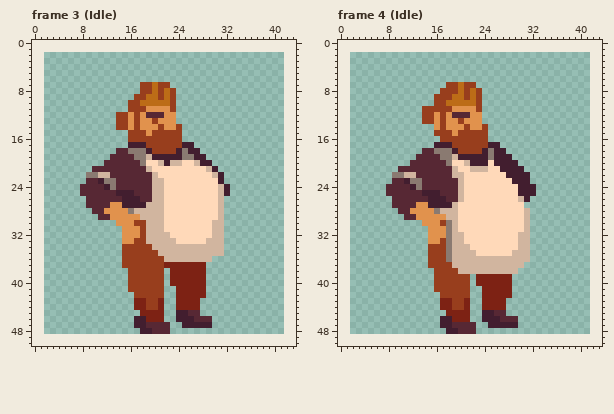
Pixel-art file: Assets/ASE/NPC/Bearded.ase. Above, as it was before the edit.
40x47 pixels, 11 frames. Colours within 5 levels of each other are drawn and written as one. Shown: frame 3 (Idle), frame 4 (Idle). The old version is drawn lined up with the new one, on the new canvas. The commit also changed other frames, which this record leaves out.
And afterwards:
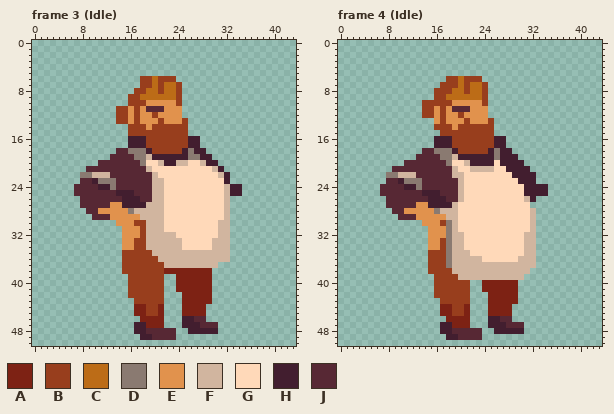
Palette (. is transparent): A #7d2214  B #983e1d  C #bc6c17  D #8a7a71  E #e1924d  F #d1b59f  G #ffd9b9  H #421e2f  J #572834
Changes in this commit:
canvas 40x47 -> 44x51, the old top-left corner now at 2,2
Changed rows in their new state; - is an unchanged pixel.
Frame 3 (Idle):
first column x 7:
 6 -----------BBCBBB-----------
 7 ---------------CCB----------
 8 ----------B-C---CB----------
 9 ---------B-C--C-CB----------
10 -----------BEEEEEB----------
11 -------BBE-EJJJ-EE----------
12 ------------EBE--E----------
13 -------------EB--EB---------
14 -------..B-B-B-BB-B---------
15 ------------B-----B---------
16 ---------HHH------BHH-------
17 ------------------B-H-------
18 -----------------BHD-H------
19 ------------------H-D-H-----
20 ----J-----------H-F-GF-H----
21 --J-------------------GFH---
22 -D-F-------------------GFH--
23 -J-HD-------------------GH--
24 J---H-------------------GFHH
25 J-----------------------GFHH
26 -J----------------------GF--
27 -J----------------------GF--
28 --J-E-------------------GF--
29 ---J--------------------GF--
30 -----------------------G-F--
31 -----------------------G-F--
32 ----------------F------G-F--
33 -----------------F----G--F--
34 --------EE--F-----GGGGG--F--
35 -------------F-----------F--
36 --------------F--------FFF--
37 ---------------FFFFFFFFF----
38 --------B------A------A-----
39 ----------------.-----A-----
40 ----------------.-----A-----
41 ----------------------A-----
42 ---------B-------.----A-----
43 ----------BB--B--.---AA-----
44 -----------------.---A------
45 ----------A-BB---.AAAA------
46 ----------.A-----.----.-----
47 ------------AAA.-----JJJ----
48 ----------H-J---J--HHHHH----
49 -----------HHJJJJ-----------
Frame 4 (Idle):
first column x 7:
 6 -----------BBCBBB-----------
 7 ----------B----CCB----------
 8 ---------B--C---CB----------
 9 -----------C--C-CB----------
10 -------BB--BEEEEEB----------
11 ---------E-EJJJ-EE----------
12 ------------EBE--E----------
13 -------..----EB--EB---------
14 ---------B-B-B-BB-B---------
15 ---------.--B-----B---------
16 ---------HHH------BHH-------
17 ------------------B-H-------
18 -----------------BHD-H------
19 ------------------HD--H-----
20 ----J-------------HG---H----
21 --J---------------F-G---H---
22 -D-F-----------------G---H--
23 -J-HD-----------------G--H--
24 J---H------------------G--HH
25 J----------------------G--HH
26 -J---------------------GFH--
27 -J----------------------G---
28 --J-E-------------------GF--
29 ---J--------------------GF--
30 ------------------------GF--
31 ------------------------GF--
32 -----------------------G-F--
33 -----------------------G-F--
34 --------EE----G--------G-F--
35 ---------------G------GG-F--
36 -----------------GGGGGG--F--
37 -----------D------------FF--
38 --------B---F----------FF---
39 -------------FFFFFFFFFFF----
40 ----------------.-----A-----
41 ----------------------A-----
42 ---------B-------.----A-----
43 ----------BB--B--.---AA-----
44 -----------------.---A------
45 ----------A-BB---.AAAA------
46 ----------.A-----.----.-----
47 ------------AAA.-----JJJ----
48 ----------H-J---J--HHHHH----
49 -----------HHJJJJ-----------
Where, in picture pixels (left, top, right, bottom), the same in both pictures:
changed: (116, 76, 242, 340)
changed: (74, 160, 104, 220)
changed: (422, 76, 548, 340)
changed: (380, 160, 410, 220)
